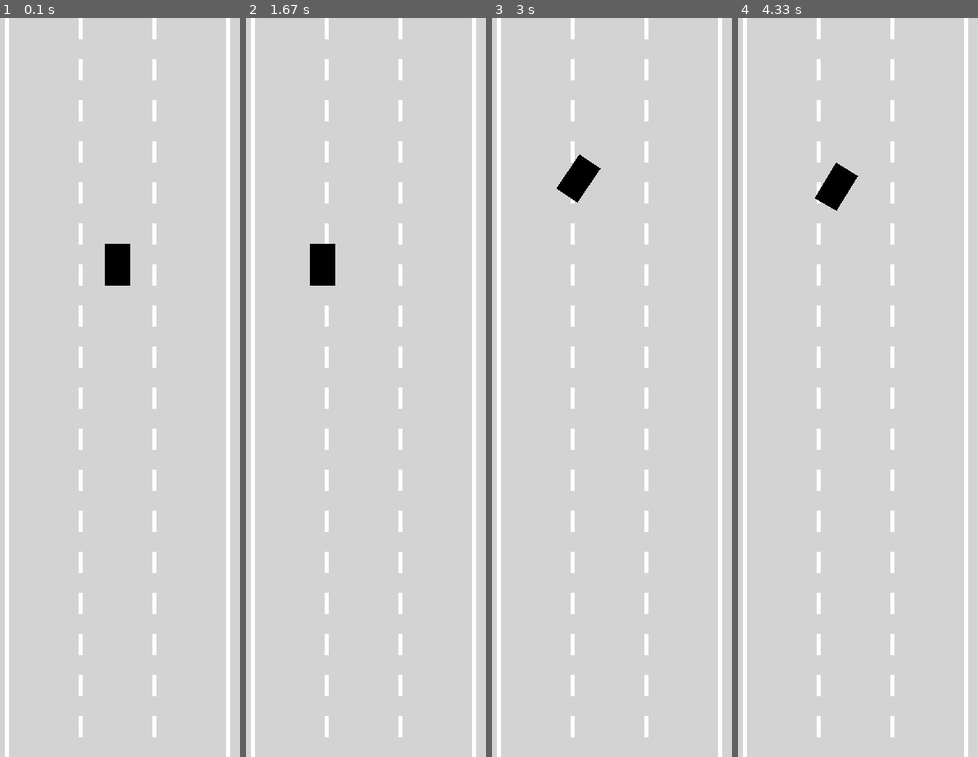
Above: before the commit, frames 1-4 (left to right).
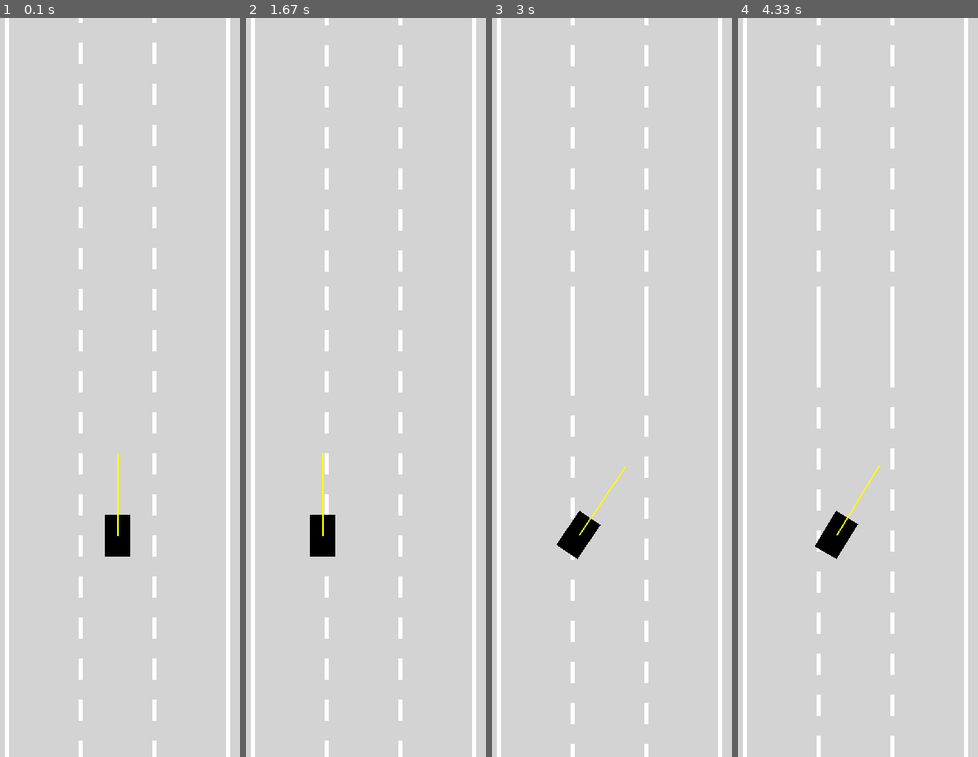
Above: after the commit, the same moments.

Repository: C20H12/python-self-driving-car
Game: pygame game, started from main.py
Two runs of this game, one before a commit and one after it. Both use one fixed random seed, a clock stepped at 60 frames per second and the inputs below.
Inputs:
- Up to frame 1 (0.1 s): no input
- Up to frame 2 (1.67 s): tap one key every 0.33 s from 0.33 s: W R S W
- Up to frame 3 (3 s): hold Up 2.17-2.63 s; hold Right from 2.67 s (still down)
- Up to frame 4 (4.33 s): release Right at 3.13 s; hold Left 3.17-3.7 s; hold Down 3.73-4.03 s; hold Left from 4.07 s (still down)

The runs differ from the first frame. In frame 1, 4.0% of the frame differs, in the area x 32-66%, y 0-100%; in frame 2, 3.7%; in frame 3, 3.3%; in frame 4, 3.9%.

Commit message:
moving road, borders, sensors

Diff:
--- a/Car.py
+++ b/Car.py
@@ -1,6 +1,7 @@
 import pygame as pg
 from Controller import Controller
 import math
+from Sensor import Sensor
 
 
 class Car:
@@ -17,8 +18,11 @@
     self.max_speed = 3
     self.direction = 0
 
+    self.sensor = Sensor(self, count=1)
+
   def update(self):
     self._move()
+    self.sensor.update()
 
   def _move(self):
     # increase the speed by bit by bit so that it feels smoother
@@ -93,6 +97,8 @@
 
     pg.draw.polygon(screen, "black", rect_points)
 
+    self.sensor.render(screen)
+
   def reset(self, x, y):
     self.x_pos = x
     self.y_pos = y
--- a/Road.py
+++ b/Road.py
@@ -9,7 +9,7 @@
     self.lanes = lanes
 
     self.lane_width = width / lanes
-    self.lane_height = 1e4
+    self.lane_height = 3e4
 
     self.left_edge = x_pos - width / 2
     self.right_edge = x_pos + width / 2
@@ -27,14 +27,22 @@
 
     self.color = "white"
 
+    self.borders = [
+      # (top left, bottom left)
+      (pg.Vector2(self.left_edge, self.top), pg.Vector2(self.left_edge, self.bottom)),
+      # (top right, bottom right)
+      (pg.Vector2(self.right_edge, self.top), pg.Vector2(self.right_edge, self.bottom))
+    ]
+
   def getLaneCenter(self, lane_idx: int):
     return self.lane_x_positions[lane_idx % self.lanes] + self.lane_width // 2
 
   def render(self, screen: pg.Surface):
-    for i in range(len(self.lane_x_positions)):
+    for i in range(1, len(self.lane_x_positions) - 1):
       line_x = self.lane_x_positions[i]
-      if i > 0 and i < self.lanes:
-        for j in range(int(self.top), int(self.bottom), 50):
-          pg.draw.line(screen, self.color, (line_x, j), (line_x, j + 25), 5)
-      else:
-        pg.draw.line(screen, self.color, (line_x, self.top), (line_x, self.bottom), 5)
+      # draw a dashed line with 50px spacing and 25px in length
+      for j in range(int(self.top), int(self.bottom), 50):
+        pg.draw.line(screen, self.color, (line_x, j), (line_x, j + 25), 5)
+
+    for border in self.borders:
+      pg.draw.line(screen, self.color, (border[0].x, border[0].y), (border[1].x, border[1].y), 5)
--- /dev/null
+++ b/Sensor.py
@@ -0,0 +1,35 @@
+import math
+import pygame as pg
+from utils import lerp
+
+
+class Sensor:
+  def __init__(self, on_car, count = 3, length = 100, spread = math.pi / 4) -> None:
+    self.car = on_car
+    self.ray_count = count
+    self.ray_len = length
+    self.ray_spread = spread
+
+    self.rays = []
+
+  def update(self):
+    self.rays = []
+
+    for i in range(self.ray_count):
+      angle_factor = i / (self.ray_count - 1) if self.ray_count > 1 else 0.5
+      angle = lerp(
+        self.ray_spread / 2,
+        -self.ray_spread / 2,
+        angle_factor
+      )
+      angle += self.car.direction
+      start_pos = pg.Vector2(self.car.x_pos, self.car.y_pos)
+      end_pos = pg.Vector2(
+        self.car.x_pos - math.sin(angle) * self.ray_len,
+        self.car.y_pos - math.cos(angle) * self.ray_len
+      )
+      self.rays.append((start_pos, end_pos))
+
+  def render(self, screen: pg.Surface):
+    for ray in self.rays:
+      pg.draw.line(screen, "yellow", ray[0], ray[1], 2)
--- a/main.py
+++ b/main.py
@@ -8,16 +8,25 @@
 width, height = 300, 900
 screen = pg.display.set_mode((width, height))
 
+
 road = Road(screen.get_width() / 2, screen.get_width() * 0.9)
-car = Car(road.getLaneCenter(1), 300, 30, 50)
+car = Car(road.getLaneCenter(1), road.lane_height / 4, 30, 50)
 
 
-def frame(dt):
-  screen.fill("lightgray")
+render_layer = pg.transform.scale(screen, (width, road.lane_height))
+
+def frame():
+  render_layer.fill("lightgray")
 
   car.update()
-  road.render(screen)
-  car.render(screen)
+  # print(car.y_pos)
+
+  road.render(render_layer)
+  car.render(render_layer)
+
+  screen.blit(render_layer, (0, -car.y_pos + height * 0.7))
+
+
 
 
 def onEvent(event):
@@ -36,9 +45,9 @@
     if event:
       onEvent(event)
 
-  frame(dt)
+  frame()
 
   pg.display.flip()
-  dt = clock.tick(60) / 1000
+  clock.tick(60) / 1000
 
 pg.quit()
